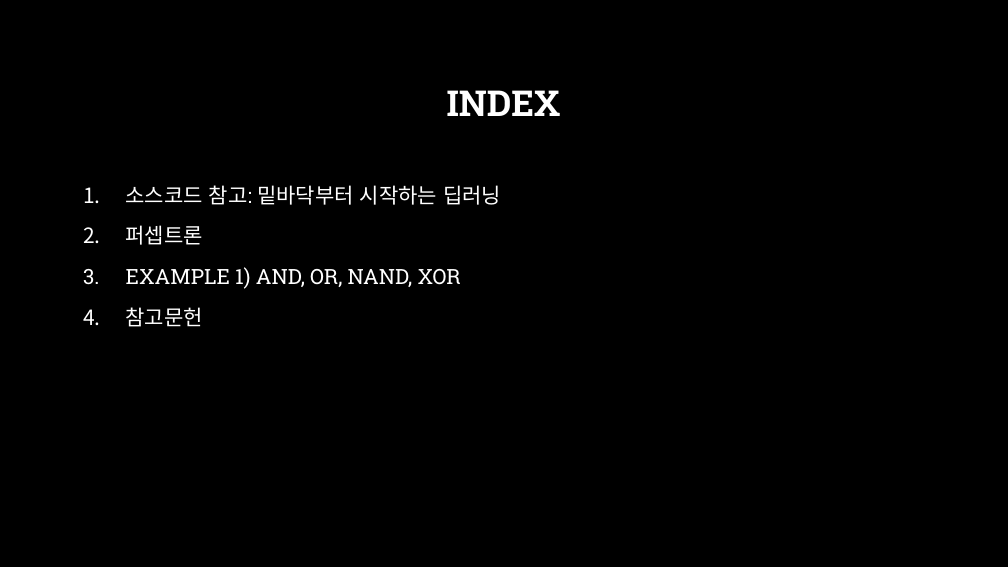
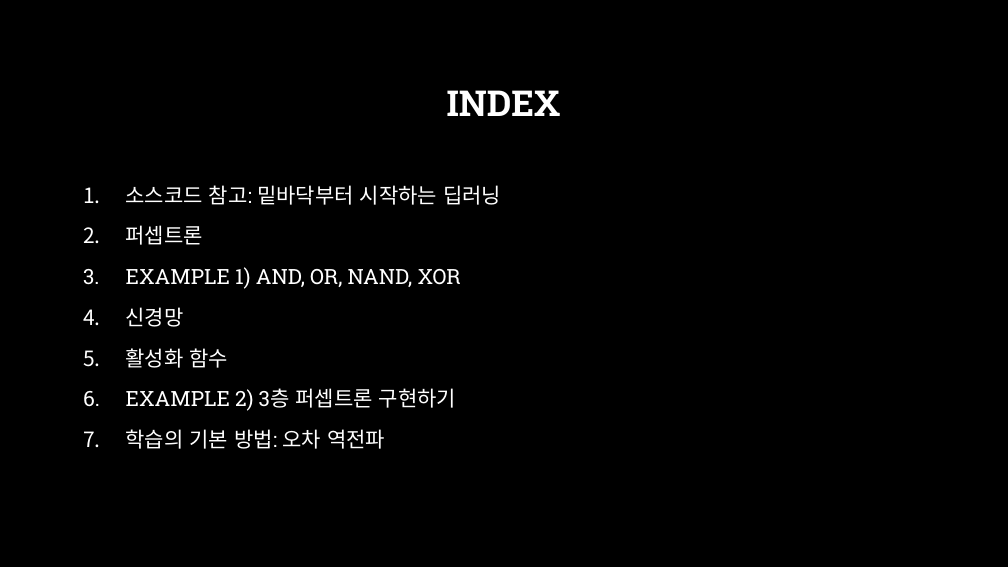
Before and after one commit to across0406/2017-GNU-Science-Camp-of-Computer-Science, a slide deck: slide 2 of ppt/4. 퍼셉트론 및 신경망.pptx. Drawn at 1008x567 pixels with LibreOffice and Linux fonts; fonts in the diff are those of the drawing; background and template pictures are left out. Boxes give left, top, right and bottom in pixels: in the first picture for what was removed or moved away, otherwise in the second. Text is boxed around its words. In the diff, an @@ line names an element or a change of style, - is before the commit and + after.

```diff
--- a/ppt/4. 퍼셉트론 및 신경망.pptx
+++ b/ppt/4. 퍼셉트론 및 신경망.pptx
@@ text at (126, 307, 456, 449): text changed @@
-4. 참고문헌
+4. 신경망
+5. 활성화 함수
+6. EXAMPLE 2) 3층 퍼셉트론 구현하기
+7. 학습의 기본 방법: 오차 역전파
```
Also in this commit, not shown: 4 other slides changed, 12 slides added, 9 other files.
